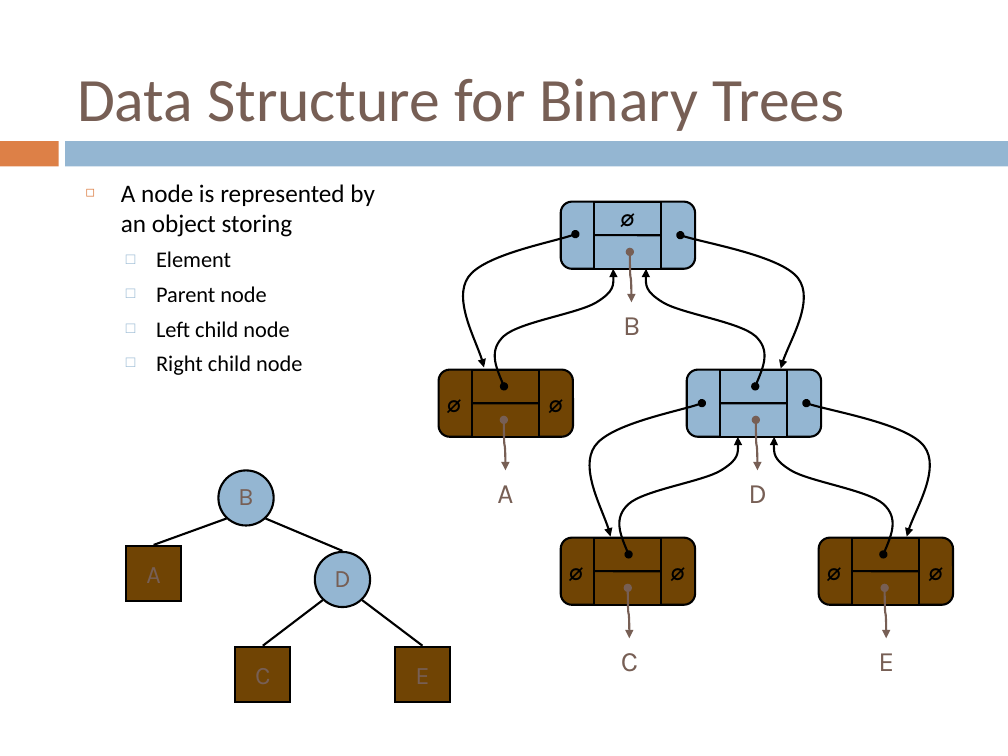
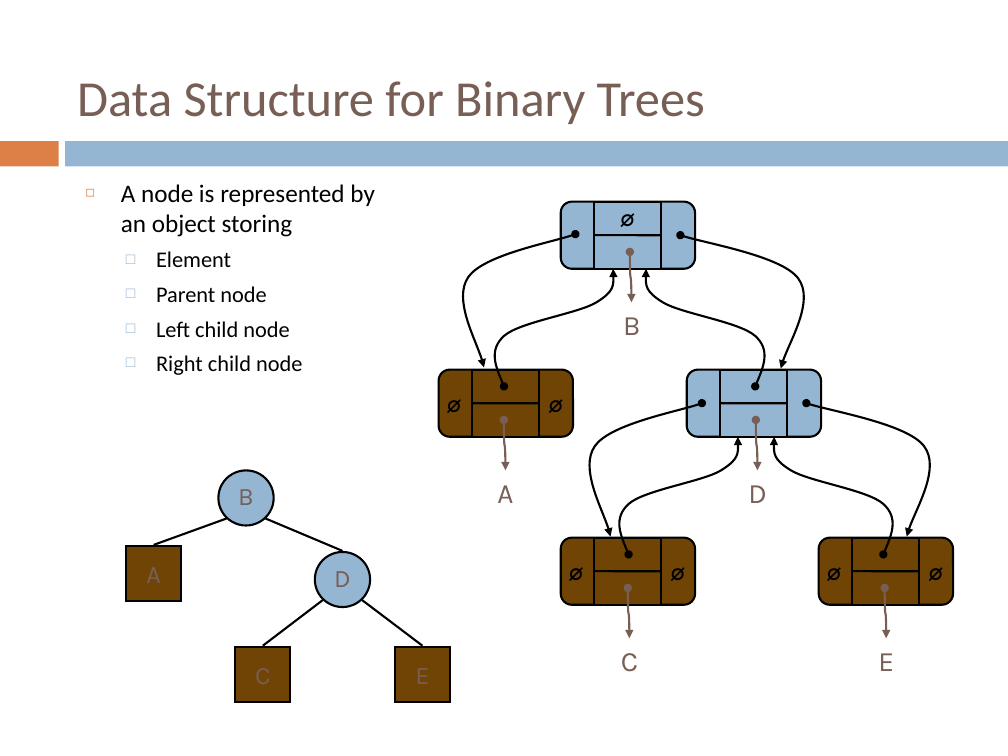
Before and after one commit to sundyCoder/CSK, a slide deck: slide 30 of 3@CSDS/PPT/4@tree.pptx (slide 28 before the commit). Drawn at 1008x756 pixels with LibreOffice and Linux fonts; fonts in the diff are those of the drawing. Boxes give left, top, right and bottom in pixels: in the first picture for what was removed or moved away, otherwise in the second. Text is boxed around its words. In the diff, an @@ line names an element or a change of style, - is before the commit and + after.

```diff
--- a/3@CSDS/PPT/4@tree.pptx
+++ b/3@CSDS/PPT/4@tree.pptx
@@ title "Data Structure for Binary Trees" at <box>77,81,705,124</box>: size 44 to 36 pt @@
```
Also in this commit, not shown: 6 other slides changed, 27 slides added, 9 other files.
